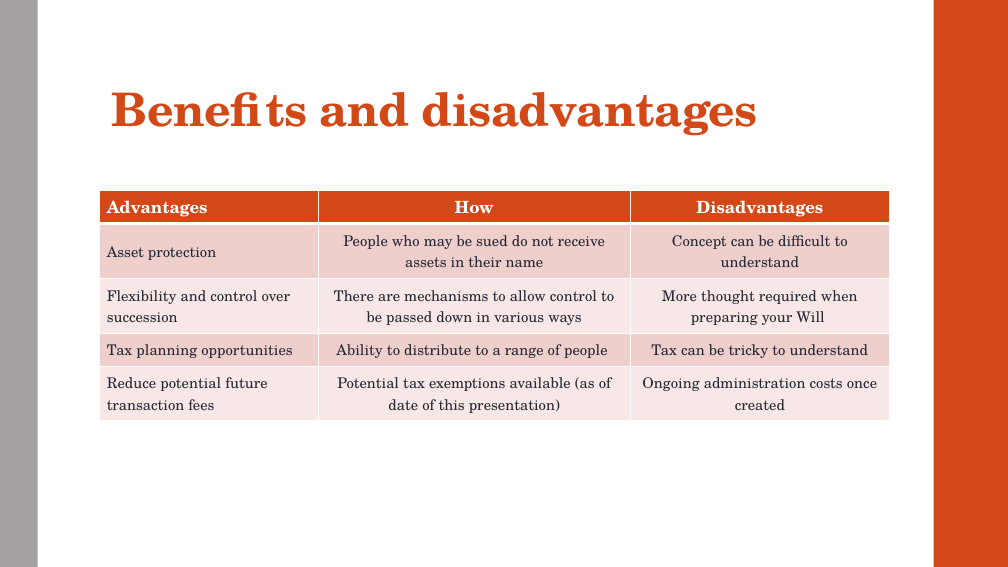
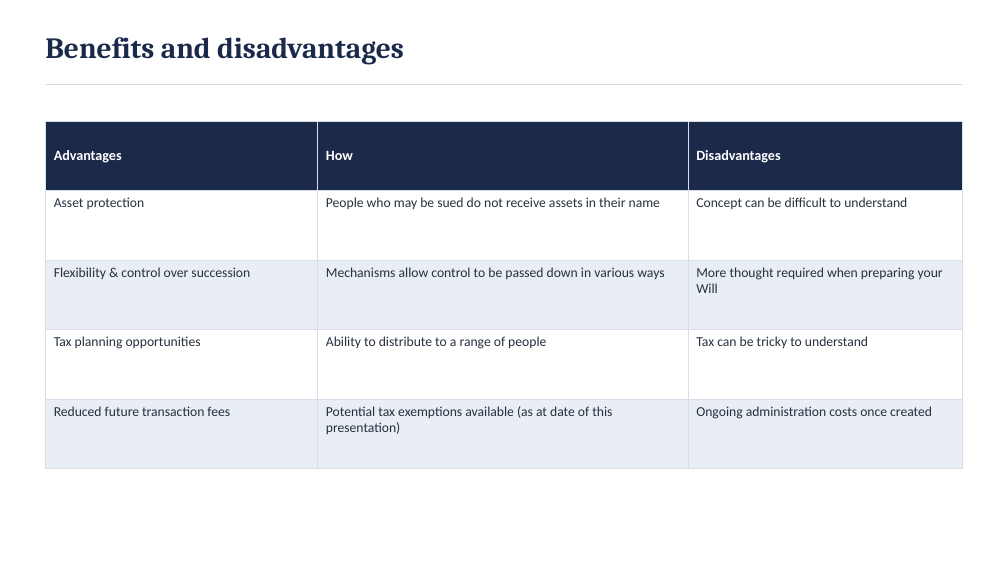
Before and after one commit to dariuschats/dariuschats.github.io, a slide deck: slide 20 of downloadables/other/Estate planning/Estate Planning Meeting Slides.pptx (slide 35 before the commit). Drawn at 1008x567 pixels with LibreOffice and Linux fonts; fonts in the diff are those of the drawing. Boxes give left, top, right and bottom in pixels: in the first picture for what was removed or moved away, otherwise in the second. Text is boxed around its words. In the diff, an @@ line names an element or a change of style, - is before the commit and + after.

```diff
--- a/downloadables/other/Estate planning/Estate Planning Meeting Slides.pptx
+++ b/downloadables/other/Estate planning/Estate Planning Meeting Slides.pptx
@@ rectangle removed at <box>0,0,38,567</box> @@
@@ text "Benefits and disadvantages": place and size @@
-text "Benefits and disadvantages" at <box>112,92,758,136</box>
+text "Benefits and disadvantages" at <box>45,37,404,65</box>
@@ text "Benefits and disadvantages" at <box>45,37,404,65</box>: size 44 to 28 pt, font TeX Gyre Schola to Cambria, text colour #D34817 to #1B2A4A, letter spacing -0.5 to 0 pt; line spacing 0.9 to 1; vertical alignment bottom to top @@
@@ rectangle removed at <box>934,0,1008,567</box> @@
@@ line added from (45, 85) to (963, 85), #D7DEEA 1 pt @@
@@ table at <box>45,121,963,469</box> @@
-row 3, column 1: Flexibility and control over succession
+row 3, column 1: Flexibility & control over succession
-row 3, column 2: There are mechanisms to allow control to be passed down in various ways
+row 3, column 2: Mechanisms allow control to be passed down in various ways
-row 5, column 1: Reduce potential future transaction fees
+row 5, column 1: Reduced future transaction fees
-row 5, column 2: Potential tax exemptions available (as of date of this presentation)
+row 5, column 2: Potential tax exemptions available (as at date of this presentation)
@@ fill #D34817 to #1B2A4A in row 1 @@
@@ fill #EFCFCC to #FFFFFF in 6 cells @@
@@ fill #F7E9E8 to #E9EDF4 in 6 cells @@
@@ size 16 to 13.5 pt in "Advantages", "How", "Disadvantages" @@
@@ font TeX Gyre Schola to Calibri in "Advantages", "How", "Disadvantages", "Asset protection" and 7 more places @@
@@ size 14 to 13 pt, text colour #272A35 to #26313F in "Asset protection", "People who may be sued do not ...", "Concept can be difficult to understand", "More thought required when preparing your Will" and 4 more places @@
@@ alignment centre to left @@
@@ borders changed @@
@@ table: place and size @@
-table at <box>99,191,889,417</box>
+table at <box>45,121,963,469</box>
```
Also in this commit, not shown: 29 other slides changed, 5 slides added, 27 slides removed, 1 other file.
